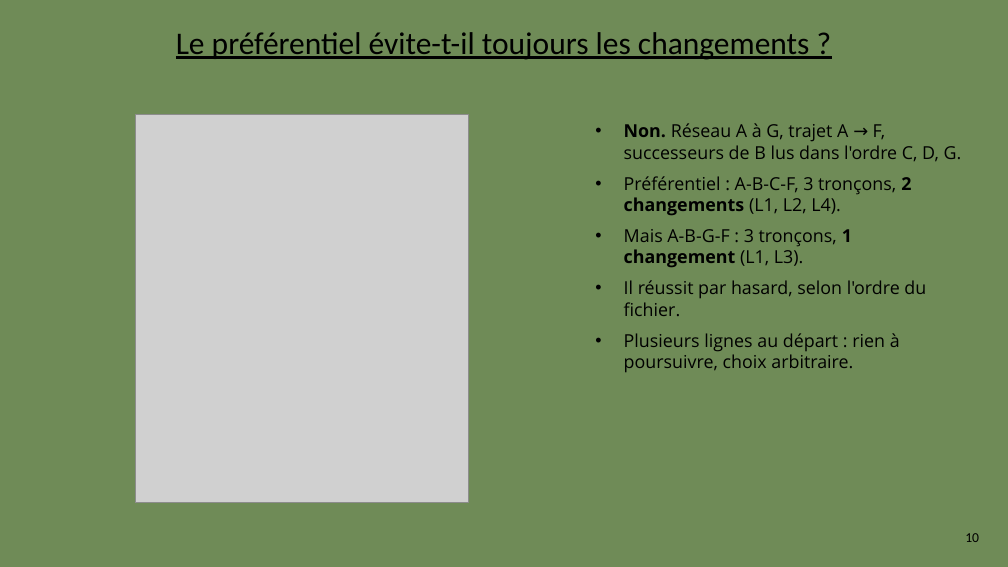
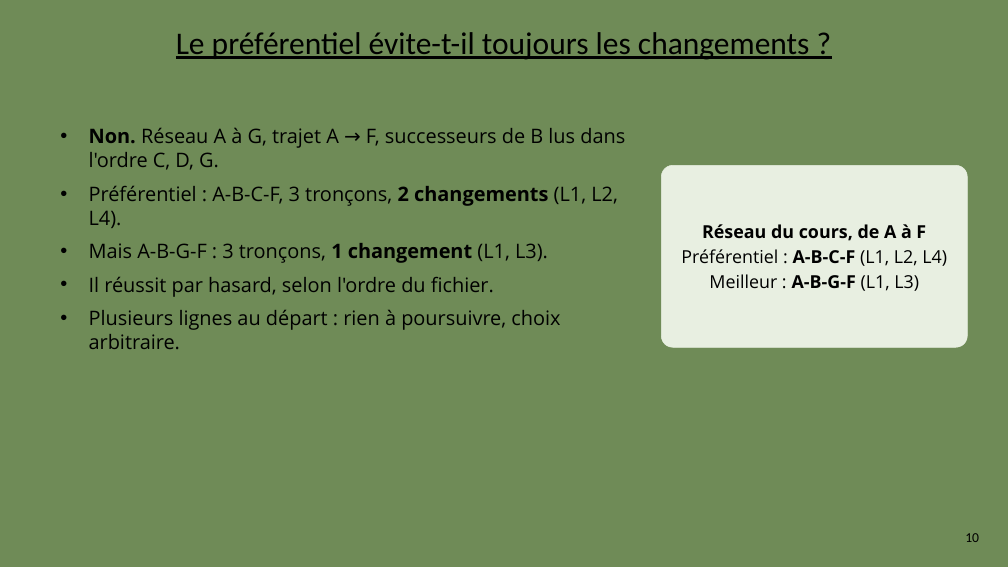
Before and after one commit to lazzrio/th-orie-des-graphes, a slide deck: slide 10 of presentations/s4/Activite9_presentation.pptx. Drawn at 1008x567 pixels with LibreOffice and Linux fonts; fonts in the diff are those of the drawing; grey boxes stand for pictures. Boxes give left, top, right and bottom in pixels: in the first picture for what was removed or moved away, otherwise in the second. Text is boxed around its words. In the diff, an @@ line names an element or a change of style, - is before the commit and + after.

```diff
--- a/presentations/s4/Activite9_presentation.pptx
+++ b/presentations/s4/Activite9_presentation.pptx
@@ picture removed at [135, 114, 469, 503] @@
@@ text "Non. Réseau A à G, ...": place and size @@
-text "Non. Réseau A à G, ..." at [624, 123, 962, 372]
+text "Non. Réseau A à G, ..." at [89, 128, 625, 349]
@@ text "Non. Réseau A à G, ..." at [89, 128, 625, 349]: size 17 to 19 pt @@
@@ rounded rectangle added at [662, 166, 968, 348], fill #E8EFE1, outline #E8EFE1 0.5 pt, 17 pt, text #000000 @@
+Réseau du cours, de A à F
+Préférentiel : A-B-C-F (L1, L2, L4)
+Meilleur : A-B-G-F (L1, L3)
```
Also in this commit, not shown: 1 other slide changed, 2 other files.
